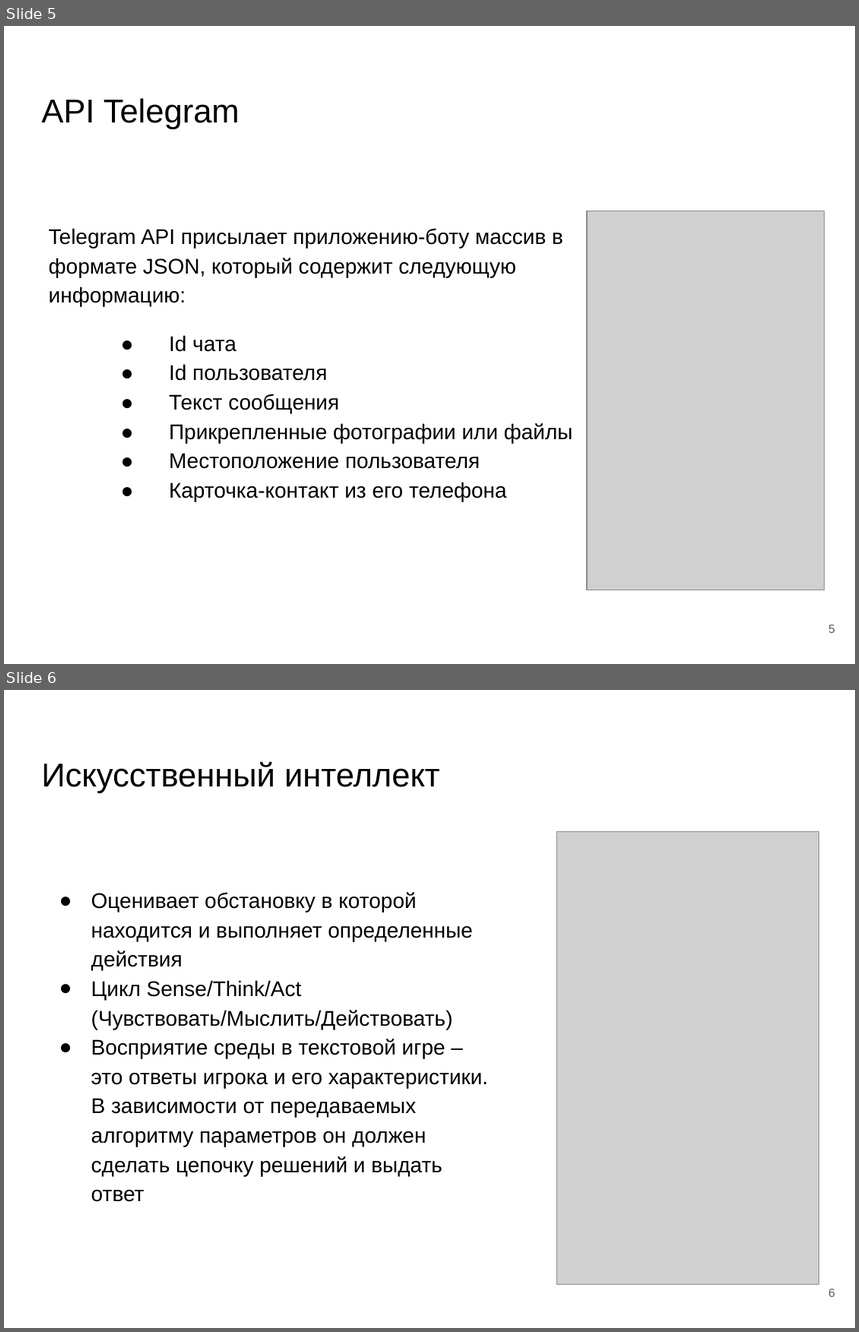
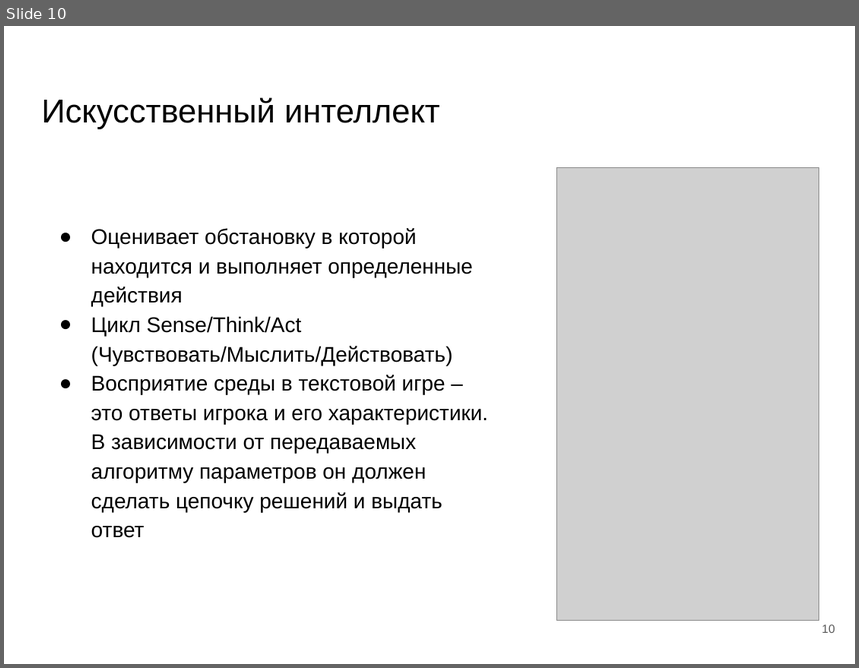
Before and after one commit to kolobok001/Uirs, a slide deck: otchet/Видякин Голушков.pptx. Shown one above the other, each under a label of ours: slides 5 and 6 before the commit, slide 10 after it. The pictures are 859x1332 and 859x668 pixels, drawn with LibreOffice and Linux fonts; fonts in the diff are those of the drawing; grey boxes stand for pictures. Boxes give left, top, right and bottom in pixels: in the first picture for what was removed or moved away, otherwise in the second. Text is boxed around its words. In the diff, an @@ line names an element or a change of style, - is before the commit and + after.

```diff
--- a/otchet/Видякин Голушков.pptx
+++ b/otchet/Видякин Голушков.pptx
@@ slide 5 removed at bbox=[4, 26, 855, 664], background #FFFFFF @@
@@ title removed at bbox=[41, 98, 240, 129] @@
-API Telegram
@@ text removed at bbox=[49, 228, 573, 502] @@
-Telegram API присылает приложению-боту массив в формате JSON, который содержит следующую информацию:
-● Id чата
-● Id пользователя
-● Текст сообщения
-● Прикрепленные фотографии или файлы
-● Местоположение пользователя
-● Карточка-контакт из его телефона
@@ picture removed at bbox=[587, 211, 825, 591] @@
@@ page number removed at bbox=[829, 625, 835, 633] @@
-5
@@ what was slide 6 is now slide 10 @@
@@ page number at bbox=[822, 625, 835, 633]: text changed @@
-6
+10
```
Also in this commit, not shown: 3 slides changed, 8 slides added, 6 other slides removed, 1 other file.
